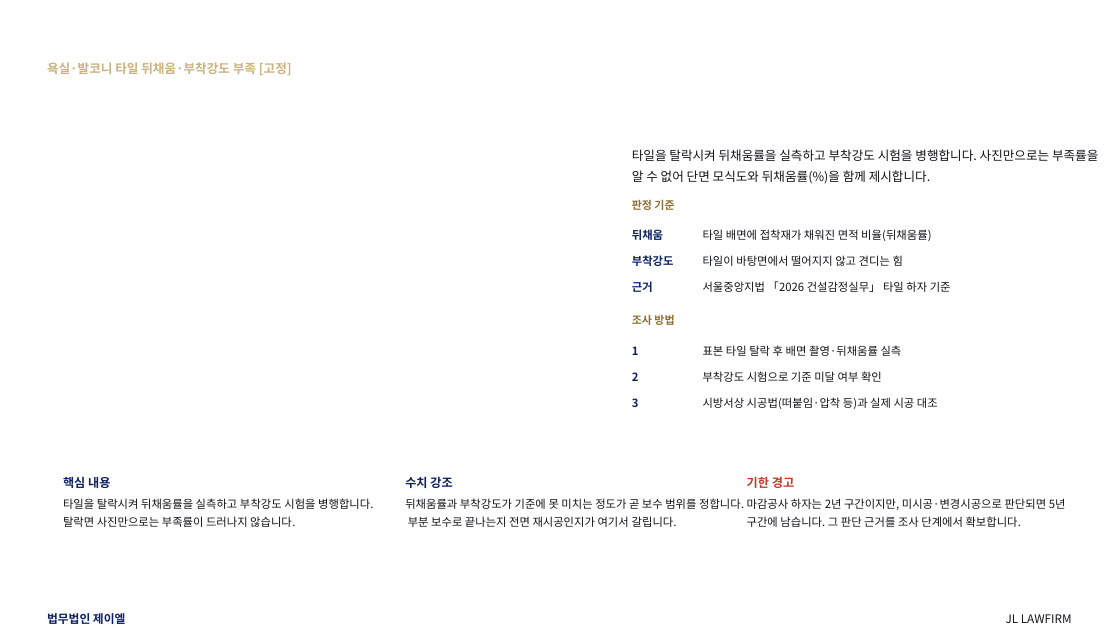
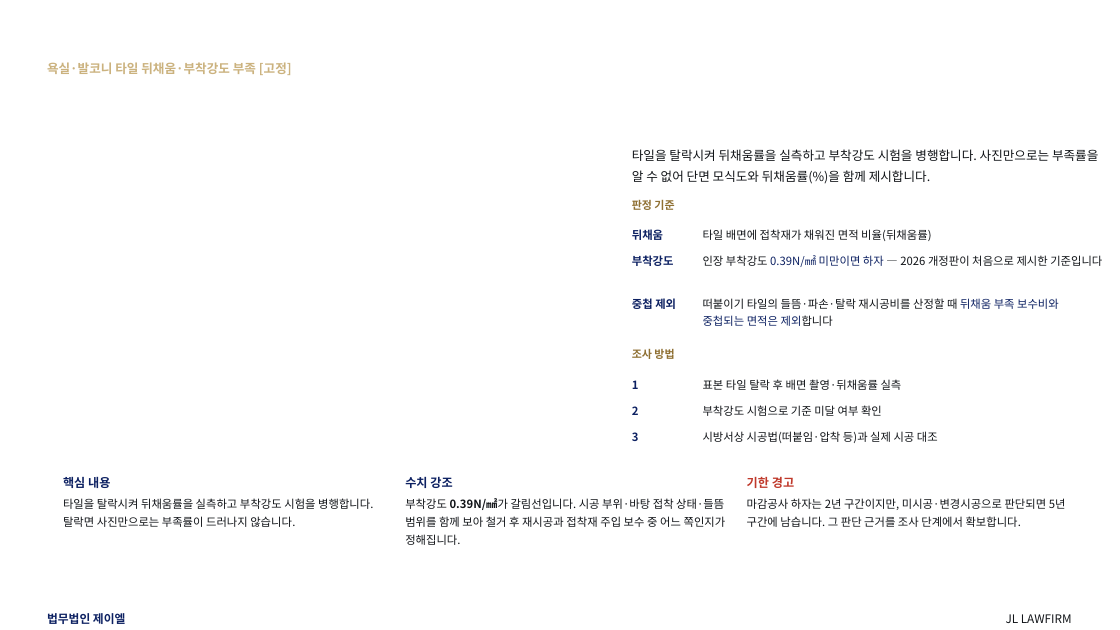
Before and after one commit to kingjin77-rgb/jl-magazine, a slide deck: slide 37 of template/design/preview/JL_하자소송_기본제안서.pptx (slide 33 before the commit). Drawn at 1120x630 pixels with LibreOffice and Linux fonts; fonts in the diff are those of the drawing; background and template pictures are left out. Boxes give left, top, right and bottom in pixels: in the first picture for what was removed or moved away, otherwise in the second. Text is boxed around its words. In the diff, an @@ line names an element or a change of style, - is before the commit and + after.

```diff
--- a/template/design/preview/JL_하자소송_기본제안서.pptx
+++ b/template/design/preview/JL_하자소송_기본제안서.pptx
@@ text at (x1=703, y1=255, x2=1102, y2=267): text changed @@
-타일이 바탕면에서 떨어지지 않고 견디는 힘
+인장 부착강도 0.39N/㎟ 미만이면 하자 — 2026 개정판이 처음으로 제시한 기준입니다
@@ text at (x1=632, y1=298, x2=676, y2=309): text changed @@
-근거
+중첩 제외
@@ text at (x1=703, y1=298, x2=1059, y2=326): text changed @@
-서울중앙지법 「2026 건설감정실무」 타일 하자 기준
+떠붙이기 타일의 들뜸·파손·탈락 재시공비를 산정할 때 뒤채움 부족 보수비와 중첩되는 면적은 제외합니다
@@ 7 texts moved together from (x1=632, y1=315, x2=938, y2=409) to (x1=632, y1=349, x2=938, y2=443) @@
@@ text at (x1=405, y1=498, x2=726, y2=545): text changed @@
-뒤채움률과 부착강도가 기준에 못 미치는 정도가 곧 보수 범위를 정합니다. 부분 보수로 끝나는지 전면 재시공인지가 여기서 갈립니다.
+부착강도 0.39N/㎟가 갈림선입니다. 시공 부위·바탕 접착 상태·들뜸 범위를 함께 보아 철거 후 재시공과 접착재 주입 보수 중 어느 쪽인지가 정해집니다.
```
Also in this commit, not shown: 5 other slides changed, 5 slides added, 11 other files.
